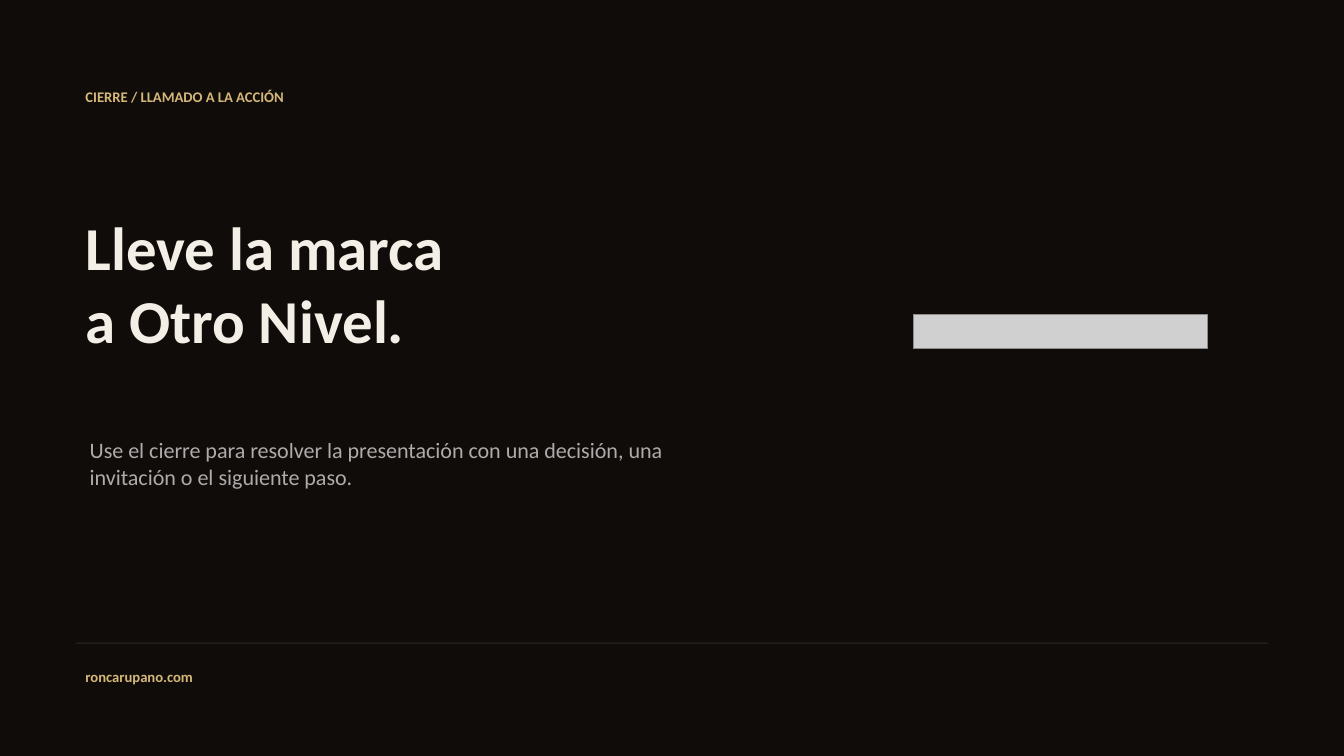
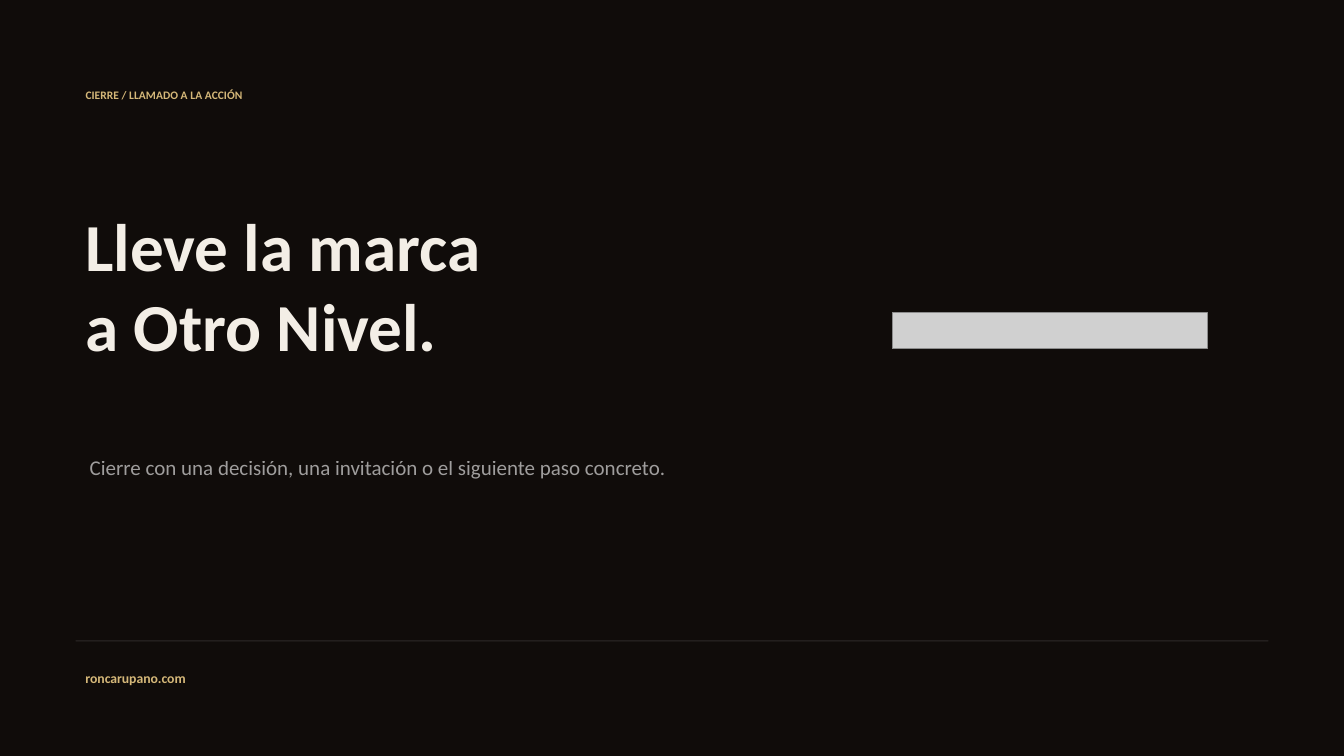
Before and after one commit to grodriguezal/ron-carupano-brand-hub, a slide deck: slide 20 of assets/downloads/ron-carupano-master-deck.pptx (slide 10 before the commit). Drawn at 1344x756 pixels with LibreOffice and Linux fonts; fonts in the diff are those of the drawing; grey boxes stand for pictures. Boxes give left, top, right and bottom in pixels: in the first picture for what was removed or moved away, otherwise in the second. Text is boxed around its words. In the diff, an @@ line names an element or a change of style, - is before the commit and + after.

```diff
--- a/assets/downloads/ron-carupano-master-deck.pptx
+++ b/assets/downloads/ron-carupano-master-deck.pptx
@@ text "CIERRE / LLAMADO A LA ..." at <box>86,89,243,99</box>: size 10.5 to 8.2 pt @@
@@ text "Lleve la marca" at <box>85,224,481,352</box>: size 43.5 to 48 pt @@
@@ picture: place and size @@
-picture at <box>913,315,1208,349</box>
+picture at <box>892,313,1207,349</box>
@@ text at <box>90,461,665,479</box>: text changed; size 15.8 to 15 pt; text colour #FFFFFF at 66% opacity to #FFFFFF at 60% opacity @@
-Use el cierre para resolver la presentación con una decisión, una invitación o el siguiente paso.
+Cierre con una decisión, una invitación o el siguiente paso concreto.
@@ text "roncarupano.com" at <box>85,676,185,685</box>: size 10.5 to 9.8 pt @@
```
Also in this commit, not shown: 5 other slides changed, 14 slides added, 4 slides removed, 7 other files.
